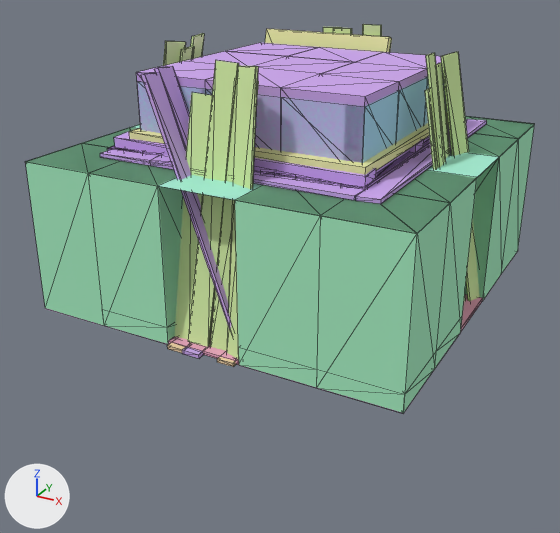
A saved change to the glTF model assets/models/objects/airraidshelter.glb.
One viewpoint serves both versions: a 50 mm camera at (6.97, -13.58, 6.94) aimed at (-0.16, -0.63, 0.47). Every picture has the same lights, and +X, +Y and +Z are marked at lower left. The older version comes first. Mesh edges are drawn as thin lines. Where no turn or scale is listed for an object, it has been applied to the vertices.

In view in the first picture: 'S3|SM_HescoBarrier_Tall_Stage5_01a#4', 'S3|SM_HescoBarrier_Tall_Stage5_01a#5', 'S3|SM_HescoBarrier_Tall_Stage5_01a#6', 'S3|SM_HescoBarrier_Tall_Stage5_01a#7', 'S3|SM_HescoBarrier_Tall_Stage5_01a#8', 'S3|SM_HescoBarrier_Tall_Stage5_01a#9', 'S4|SM_HESCO_Stage3_01a#2', 'S4|SM_Wooden_Plank_03b#7', 'S4|SM_Wooden_Plank_03b#8', 'S5|SM_HESCO_Stage5_01a#2', 'S5|SM_HescoBarrier_Tall_Stage5_01a#6', 'S5|SM_HescoBarrier_Tall_Stage5_01a#7' and 52 more.
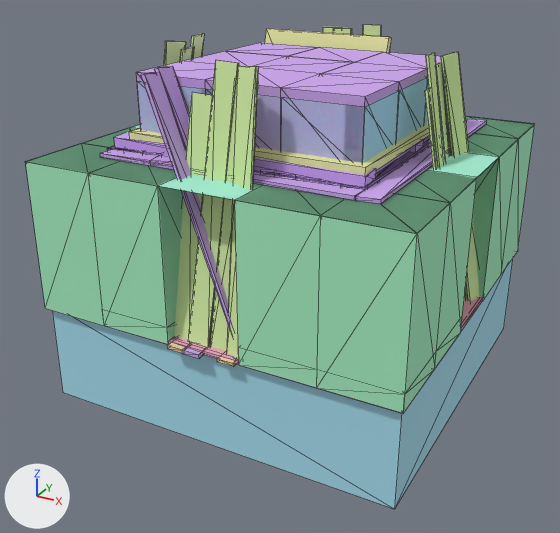
The change, as JSON lines over the scene's bpy script:
```json
{"op": "add", "block": "mat_s6_sm_foundation_airraidshelter", "code": ["mat_s6_sm_foundation_airraidshelter = principled_material('S6|SM_Foundation_AirRaidShelter')", "mat_s6_sm_foundation_airraidshelter.base_color = (0.383, 0.718, 0.85)  # cyan #a6dced", "mat_s6_sm_foundation_airraidshelter.roughness = 1.0"]}
{"op": "add", "block": "me_s6_sm_foundation_airraidshelter", "code": ["me_s6_sm_foundation_airraidshelter = bpy.data.meshes.new('S6|SM_Foundation_AirRaidShelter')", "me_s6_sm_foundation_airraidshelter.from_pydata(...)  # a box spanning x -3.69..3.69, y -3.65..3.65, z -1.03..1.03", "me_s6_sm_foundation_airraidshelter.materials.append(mat_s6_sm_foundation_airraidshelter)  # cyan #a6dced"]}
{"op": "add", "block": "ob_s6_sm_foundation_airraidshelter_0", "code": ["ob_s6_sm_foundation_airraidshelter_0 = bpy.data.objects.new('S6|SM_Foundation_AirRaidShelter#0', me_s6_sm_foundation_airraidshelter)", "ob_s6_sm_foundation_airraidshelter_0.location = (-0.01, 0.02, -0.98)"]}
```

Changed parts and their boxes [x1, y1, x2, y2] in the pictures (560 x 533 px):
```json
{"object": "S6|SM_Foundation_AirRaidShelter#0", "change": "added", "after": [52, 259, 513, 509], "on screen": "cyan"}
```
